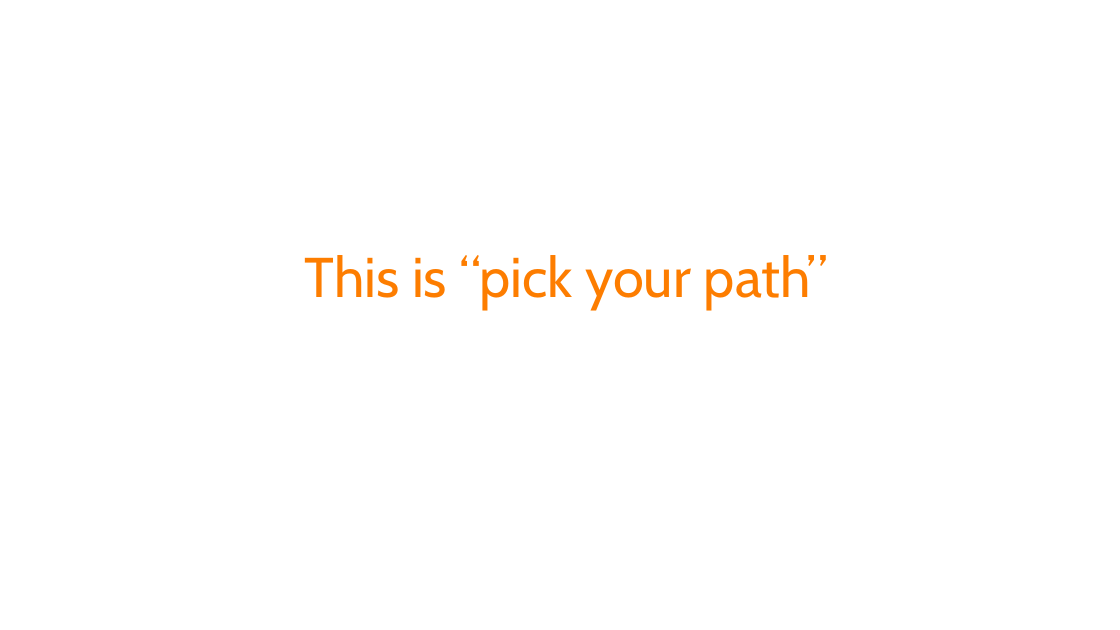
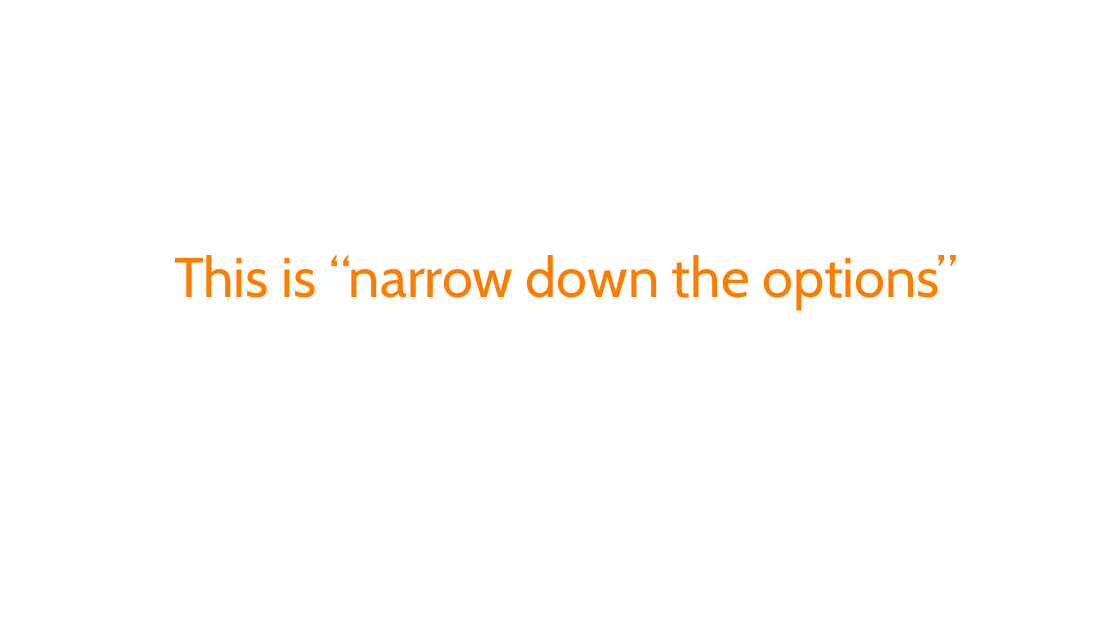
Before and after one commit to spetryjohnson/Securing-Your-API-Endpoints---StirTrek-2016, a slide deck: slide 11 of Securing Your API Endpoints - CodeMash 2016.pptx. Drawn at 1120x630 pixels with LibreOffice and Linux fonts; fonts in the diff are those of the drawing. Boxes give left, top, right and bottom in pixels: in the first picture for what was removed or moved away, otherwise in the second. Text is boxed around its words. In the diff, an @@ line names an element or a change of style, - is before the commit and + after.

```diff
--- a/Securing Your API Endpoints - CodeMash 2016.pptx
+++ b/Securing Your API Endpoints - CodeMash 2016.pptx
@@ title at [174, 255, 958, 310]: text changed @@
-This is “pick your path”
+This is “narrow down the options”
```
Also in this commit, not shown: 2 other slides changed, 1 other file.
